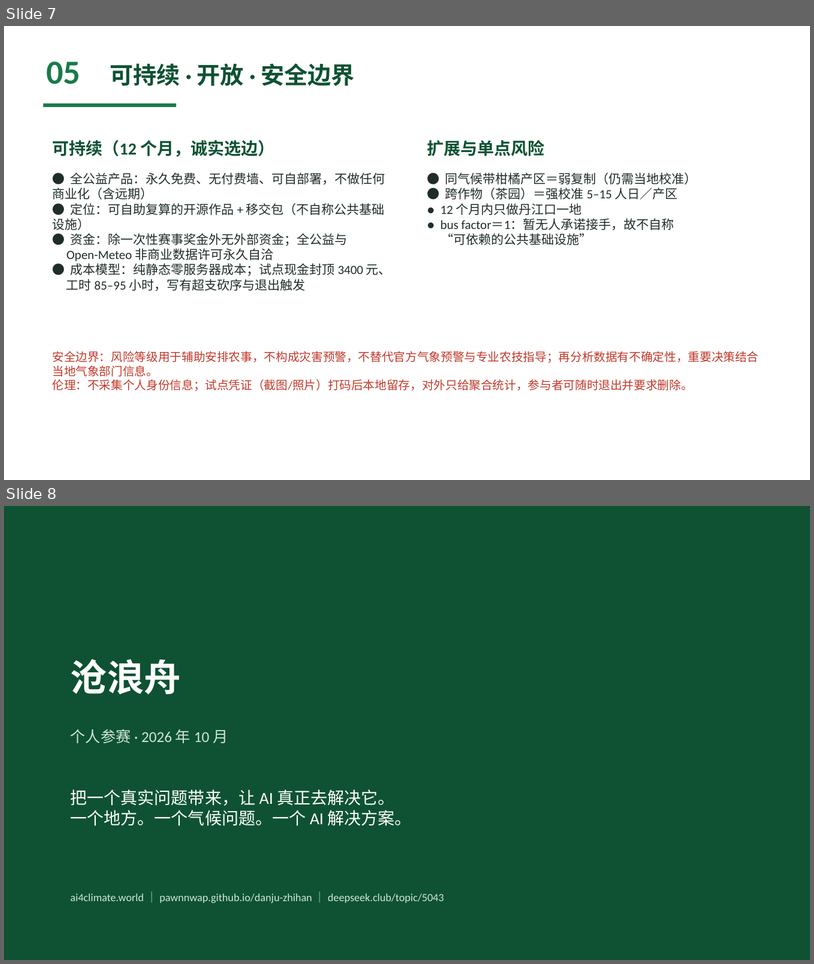
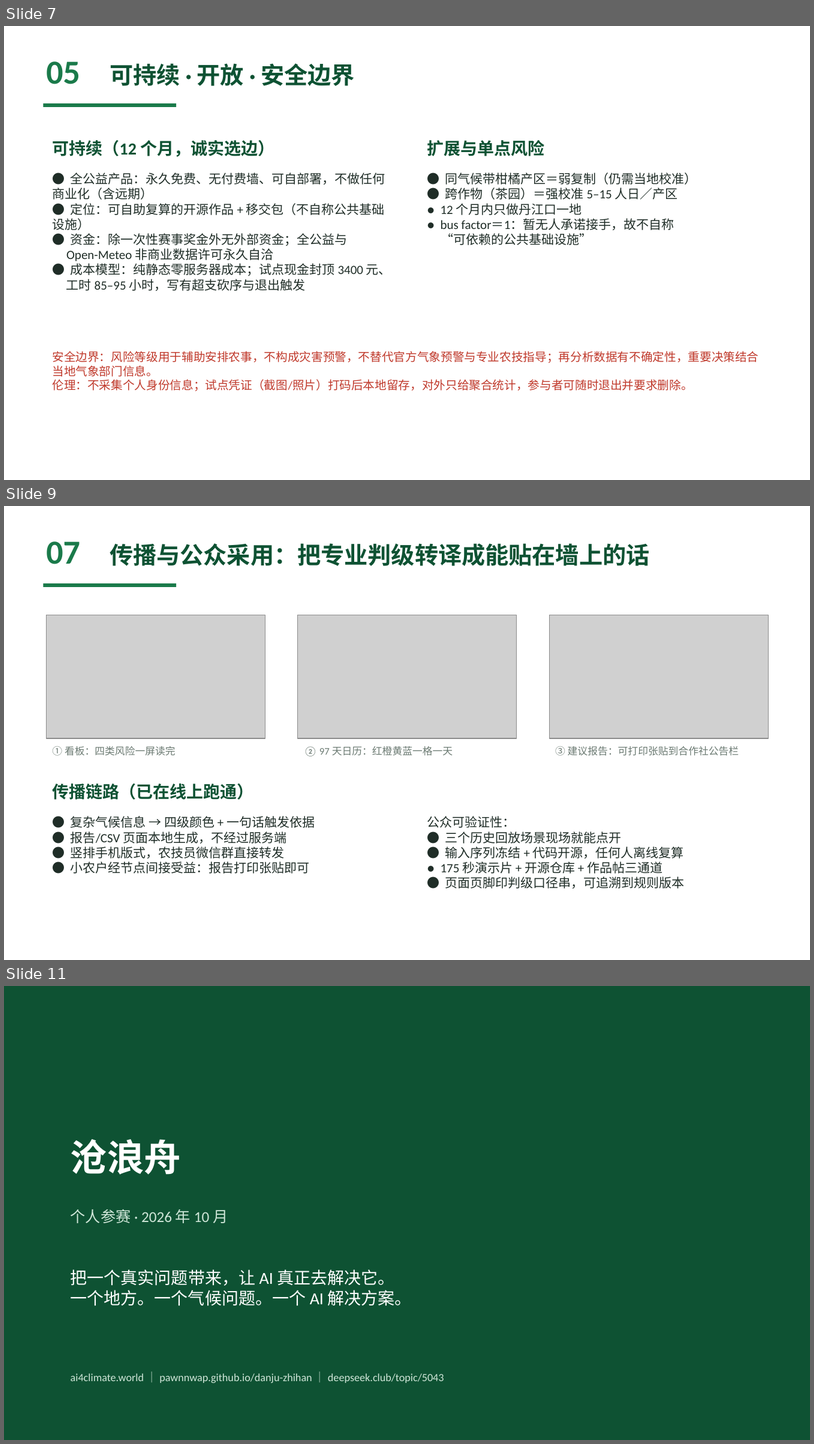
Before and after one commit to Pawnnwap/danju-zhihan, a slide deck: 丹橘知旱-参赛PPT.pptx. Shown one above the other, each under a label of ours: slides 7 and 8 before the commit, slides 7, 9 and 11 after it; the slides between them are not shown. The pictures are 814x964 and 814x1444 pixels, drawn with LibreOffice and Linux fonts; fonts in the diff are those of the drawing; grey boxes stand for pictures. Boxes give left, top, right and bottom in pixels: in the first picture for what was removed or moved away, otherwise in the second. Text is boxed around its words. In the diff, an @@ line names an element or a change of style, - is before the commit and + after.

Commit message:
PPT 从 8 页扩充到 11 页（官方无页数限制，仅 30MB 文件上限）
补齐评审维度覆盖盲区，新增三页全部来自仓库已有可复算材料：
· 06 不确定性写在前头：44.3% 格点敏感性实测 + 四条不确定性与处置 + 证据上限清单；
· 07 传播与公众采用：三张产品截图 + 传播链路 + 公众可验证性（对应评审 15% 维度）；
· 08 90 天试点执行细节：逐周节奏 + 证据规则（防自证）+ 封顶/砍序（对应可测试性）。
LibreOffice 逐页转图目检 11 页全部通过；六道闸门全绿（GATES.json 同步更新）。

```diff
--- a/丹橘知旱-参赛PPT.pptx
+++ b/丹橘知旱-参赛PPT.pptx
@@ slide 9 added at (4,506,810,960), background #FFFFFF @@
@@ text added at (46,541,80,564), 40 pt, text #1A7A4A, bold @@
+07
@@ text added at (110,543,650,566), 28 pt, text #0E5233, bold @@
+传播与公众采用：把专业判级转译成能贴在墙上的话
@@ rectangle added at (44,583,176,587), fill #1A7A4A @@
@@ picture added at (47,615,266,738) @@
@@ picture added at (298,615,517,738) @@
@@ picture added at (549,615,768,738) @@
@@ text added at (52,746,176,756), 12 pt, text #6B7A72 @@
+① 看板：四类风险一屏读完
@@ text added at (304,746,453,756), 12 pt, text #6B7A72 @@
+② 97 天日历：红橙黄蓝一格一天
@@ text added at (555,746,740,756), 12 pt, text #6B7A72 @@
+③ 建议报告：可打印张贴到合作社公告栏
@@ text added at (52,783,254,799), 20 pt, text #0E5233, bold @@
+传播链路（已在线上跑通）
@@ text added at (71,816,315,873), 15 pt, text #1F2D27 @@
+● 复杂气候信息 → 四级颜色 + 一句话触发依据
+● 报告/CSV 页面本地生成，不经过服务端
+● 竖排手机版式，农技员微信群直接转发
+● 小农户经节点间接受益：报告打印张贴即可
@@ text added at (427,816,685,888), 15 pt, text #1F2D27 @@
+公众可验证性：
+● 三个历史回放场景现场就能点开
+● 输入序列冻结 + 代码开源，任何人离线复算
+● 175 秒演示片 + 开源仓库 + 作品帖三通道
+● 页面页脚印判级口径串，可追溯到规则版本
@@ what was slide 8 is now slide 11 @@
```
Also in this commit, not shown: 2 other slides added, 2 other files.
